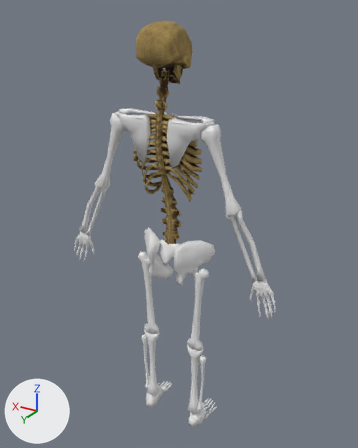
The FBX model wizcape/Assets/Models/Enemies/SpookyScarySkeleton/Skeleton/SkeletonL.fbx: old version first, new version second.
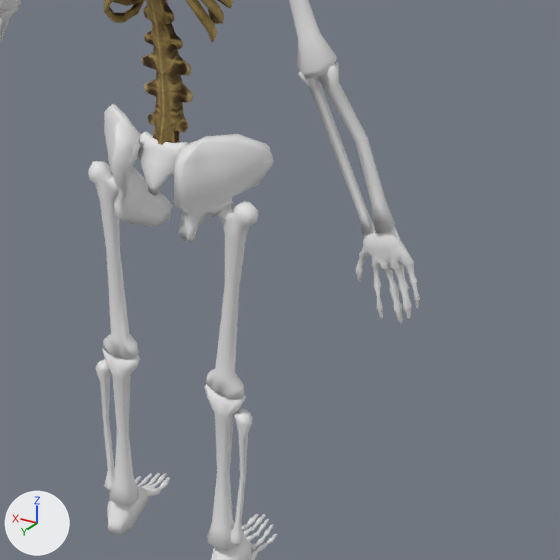
Each version appears first whole from a camera (50 mm lens) standing at (-0.848, 1.312, 1.515) and looking at (-0.005, -0.093, 0.812), and next in a close-up on the part from 28% to 93% of the width and 41% to 93% of the height. The axes (+X, +Y, +Z) are drawn at lower left. The lights are the same throughout. Where no turn or scale is listed for an object, it has been applied to the vertices.

In view in the first close-up: 'SkeletonL', 'SkeletonL.005', 'SkeletonL.009', 'SkeletonL.012', 'SkeletonL.013', 'SkeletonL.015', 'SkeletonL.016', 'SkeletonL.017', 'SkeletonL.018', 'SkeletonL.019', 'SkeletonL.020'.
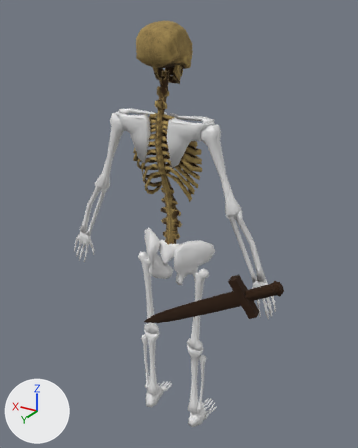
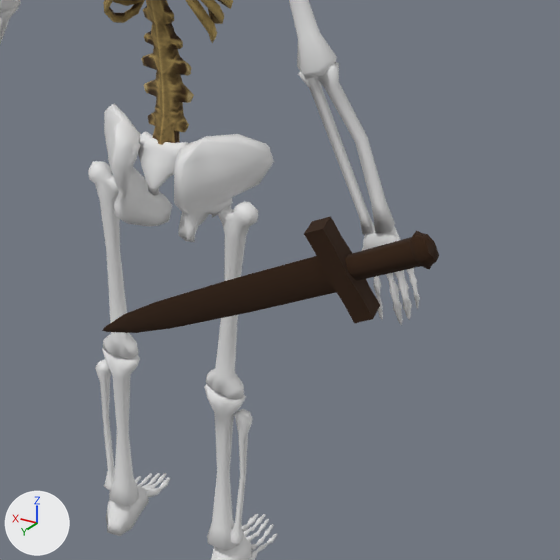
The newer file is also rescaled (x0.9) as a whole; pictures and numbers use the older file's frame.

What differs and where, as boxes [x1, y1, x2, y2] in the close-ups (560 x 560 px):
'sword', added (brown)
    after: [102, 216, 439, 333]

The edits, one by one:
Material 'SwordTest' (mat_swordtest) is new.
Its base color is (0.03, 0.00957, 0.0) (brown #301900).
Its roughness is 1.0.
Mesh me_cube_010 is new.
It has 71 vertices, 72 faces and spans x -0.019..0.478, y -0.02..0.029, z -0.275..0.021.
It uses material mat_swordtest (brown #301900).
Object 'sword' (ob_sword) is new; it shows me_cube_010.
Its location is (-0.438, 0.058, 0.754).
